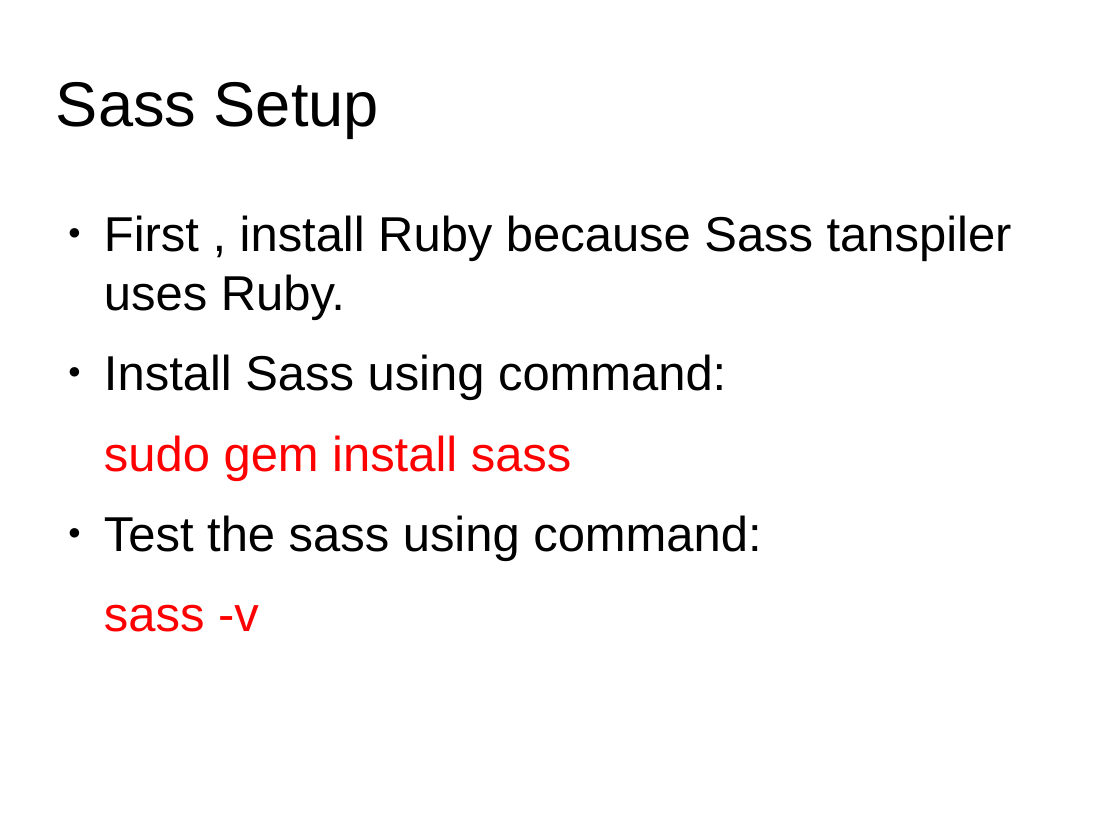
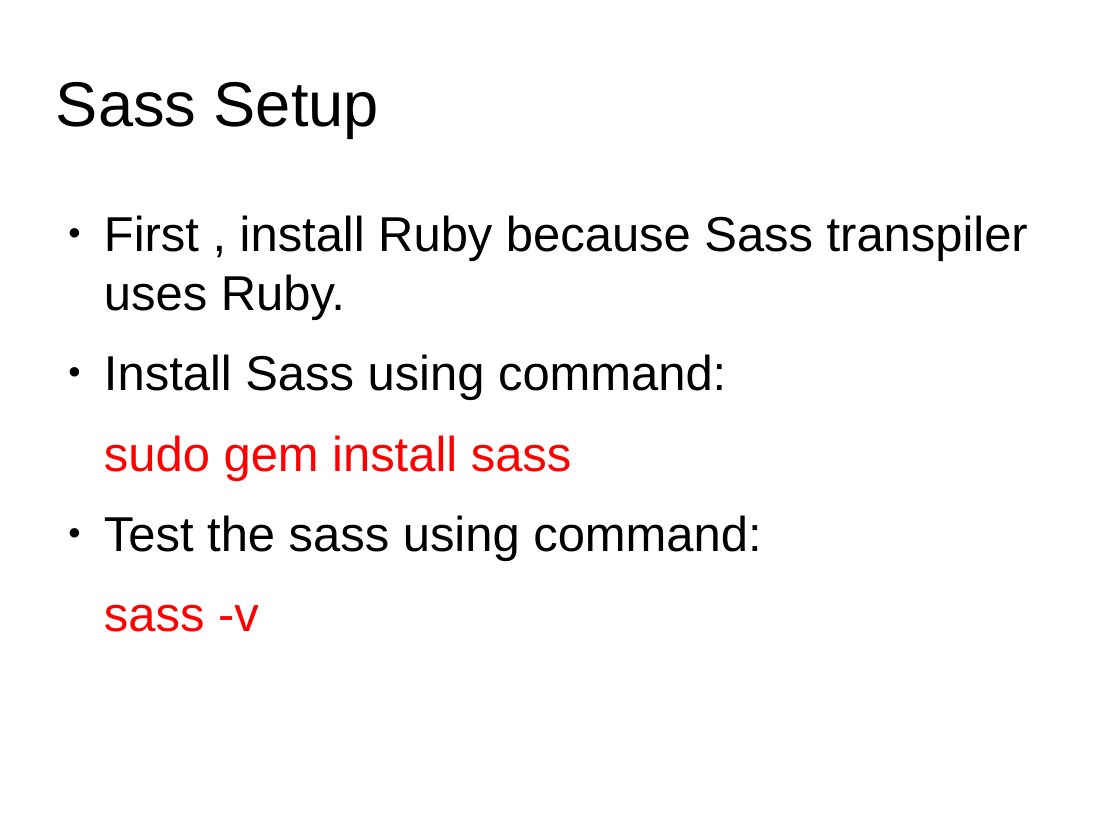
Before and after one commit to anumsh/SASS-Basics, a slide deck: slide 19 of SASS_basics.odp (slide 20 before the commit). Drawn at 1120x840 pixels with LibreOffice and Linux fonts; fonts in the diff are those of the drawing; background and template pictures are left out. Boxes give left, top, right and bottom in pixels: in the first picture for what was removed or moved away, otherwise in the second. Text is boxed around its words. In the diff, an @@ line names an element or a change of style, - is before the commit and + after.

Commit message:
edit: recorrect the spelling in slide and move some of the slides up and down for proper sequence

```diff
--- a/SASS_basics.odp
+++ b/SASS_basics.odp
@@ text at box(104, 215, 1028, 320): text changed @@
-● First , install Ruby because Sass tanspiler uses Ruby.
+● First , install Ruby because Sass transpiler uses Ruby.
```
Also in this commit, not shown: 7 other slides changed, 1 slide added.
